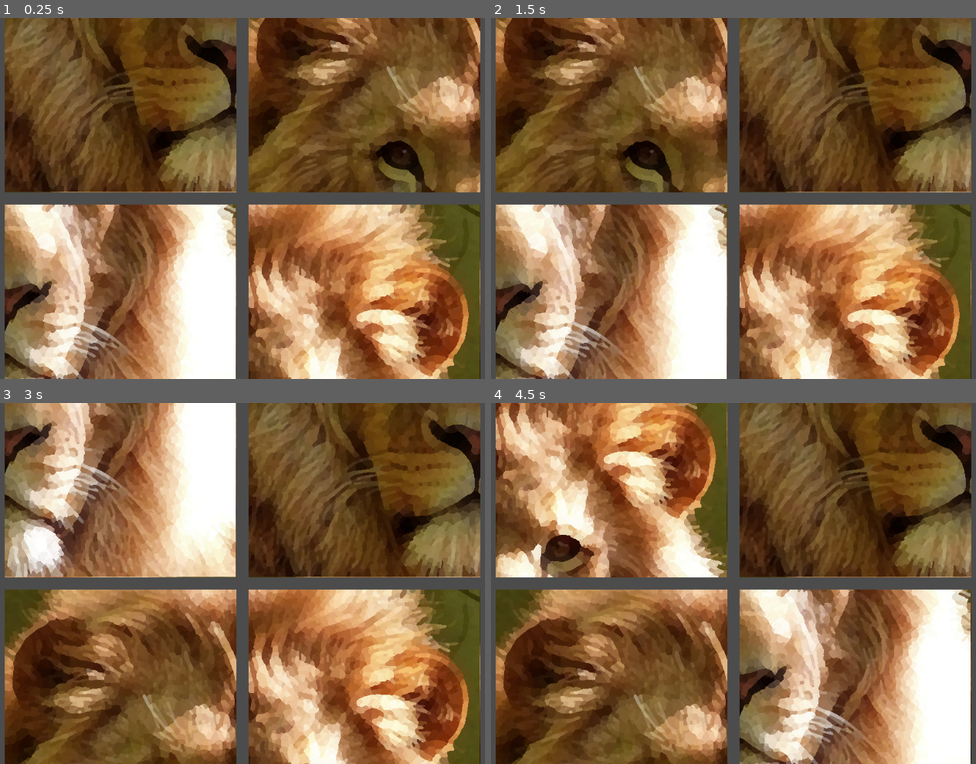
Above: before the commit, frames 1-4 (two rows, left to right).
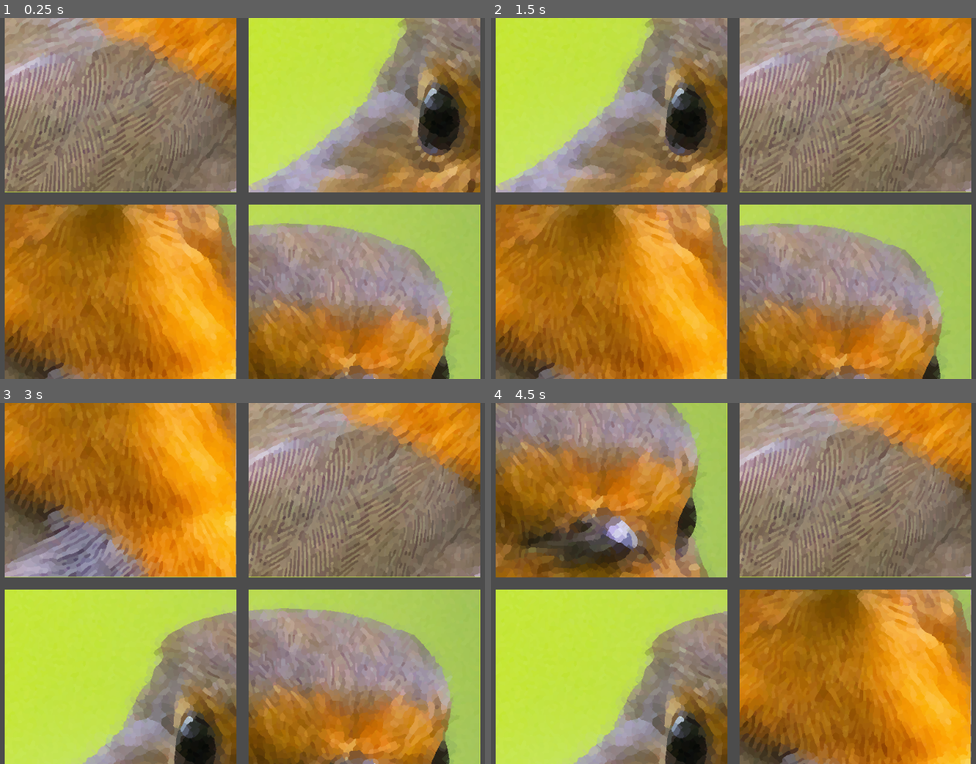
Above: after the commit, the same moments.

Repository: pheamit/shuffle
Game: Godot game, scene res://scenes/main.tscn
The game is run twice, just before and just after one commit, with the same random seed, the same clock (stepped at 60 frames per second) and the same inputs.
Inputs (mouse positions are in pixels of both pictures, inside the frame that each line leads up to):
- Up to frame 1 (0.25 s): no input
- Up to frame 2 (1.5 s): click (612, 75) at 0.5 s; click (854, 75) at 1.27 s
- Up to frame 3 (3 s): click (121, 460) at 2.02 s; click (121, 706) at 2.77 s
- Up to frame 4 (4.5 s): click (854, 706) at 3.52 s; click (612, 460) at 4.27 s

The runs differ from the first frame. In frame 1, 91% of the frame differs, in the area x 0-100%, y 0-100%; in frame 2, 91%; in frame 3, 91%; in frame 4, 90%.

Commit message:
Fix runtime image loading

Diff:
--- a/scripts/main.gd
+++ b/scripts/main.gd
@@ -34,11 +34,11 @@
 		buttons.append(button_instance)
 
 	# Randomize buttons
-	print("button quant: ", buttons.size())
 	buttons.shuffle()
 	setup_container()
 	for button in buttons:
 		$GridContainer.add_child(button)
+	is_solved()
 
 func button_pressed(button):
 	if swap.size() > 0:
@@ -47,8 +47,7 @@
 		$GridContainer.move_child(swap[0], idx_b)
 		$GridContainer.move_child(button, idx_a)
 		swap.clear()
-		if is_solved():
-			victory()
+		is_solved()
 	else:
 		swap.append(button)
 
@@ -80,11 +79,11 @@
 		offset_x = false
 	return result
 
-func is_solved() -> bool:
+func is_solved():
 	for button in $GridContainer.get_children():
 		if button.number != button.get_index():
 			return false
-	return true
+	victory()
 
 func victory():
 	var tween = get_tree().create_tween()
@@ -101,7 +100,9 @@
 		dir.list_dir_begin()
 		var file_name = dir.get_next()
 		while file_name != "":
-			if !dir.current_is_dir() && !file_name.ends_with("import"):
+			# Very IMPORTANT to load the .import files!
+			if !dir.current_is_dir() && file_name.ends_with(".import"):
+				file_name = file_name.trim_suffix(".import")
 				result.append(prep_tex(path + file_name))
 			file_name = dir.get_next()
 	else:
@@ -109,11 +110,9 @@
 	return result
 
 func prep_tex(path: String) -> ImageTexture:
+	var stream_tex: StreamTexture = load(path)
 	var tex: ImageTexture = ImageTexture.new()
-	var image: Image = Image.new()
-	var _err = image.load(path)
-	tex.create_from_image(image)
-#	tex.set_size_override(Vector2(255, 255))
+	tex.create_from_image(stream_tex.get_data())
 	return tex
 
 func prep_sliced_textures(tex_arr: Array) -> Array:
Not shown, changed: .gitignore
